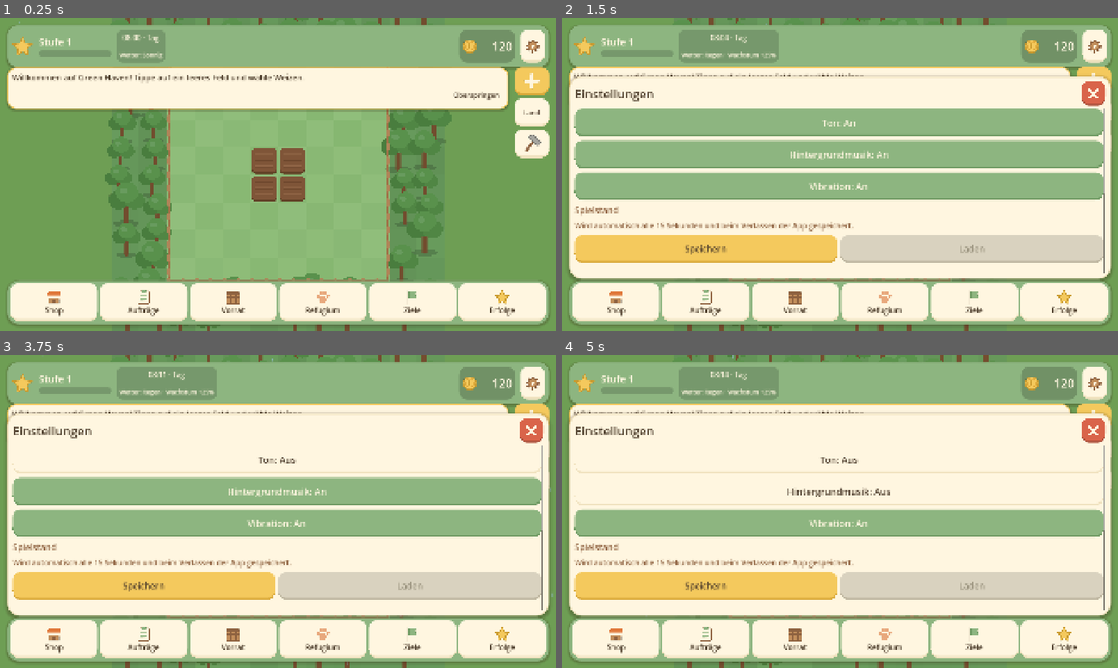
Above: before the commit, frames 1-4 (two rows, left to right).
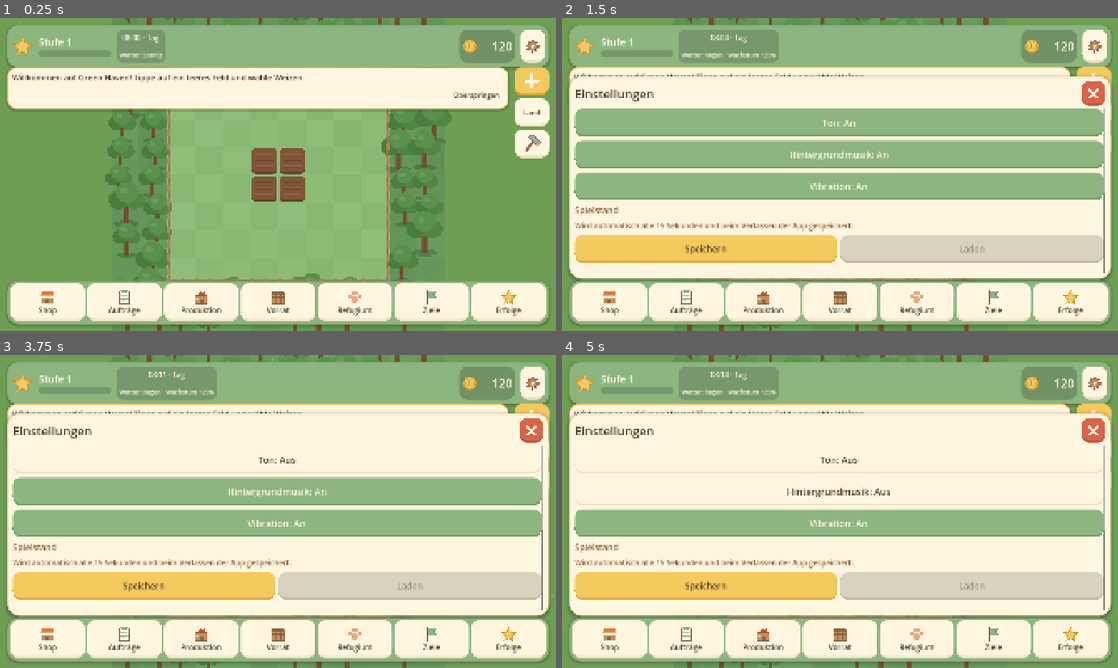
Above: after the commit, the same moments.

Repository: LennartVolz/green-haven
Game: Godot game, scene res://scenes/main.tscn
The game is run twice, just before and just after one commit, with the same random seed, the same clock (stepped at 60 frames per second) and the same inputs.
Inputs (mouse positions are in pixels of both pictures, inside the frame that each line leads up to):
- Up to frame 1 (0.25 s): no input
- Up to frame 2 (1.5 s): click (1095, 46) at 0.5 s; click "Spielstand exportieren" at 1.25 s
- Up to frame 3 (3.75 s): click "Spielstand importieren" at 2 s; click (533, 417) at 2.75 s; click "Land" at 3.5 s
- Up to frame 4 (5 s): click (1095, 480) at 4.25 s

The runs differ from the first frame. In frame 1, 2.5% of the frame differs, in the area x 7-94%, y 84-97%; in frame 2, 2.5%; in frame 3, 2.5%; in frame 4, 2.5%.

Commit message:
Add production dashboard with batch collection and nav badge
Show all production buildings, queue progress and ready products in one
sheet, with per-building and batch collection plus a live navigation badge.

🤖 Generated with Codebuff
Co-Authored-By: Codebuff <noreply@codebuff.com>

Diff:
--- a/scripts/core/game_state.gd
+++ b/scripts/core/game_state.gd
@@ -628,9 +628,36 @@
 	return n
 
 
+## Alle fertigen Produkte über alle Gebäude (für Navigation und Übersicht).
+func total_ready_products() -> int:
+	var n := 0
+	for o in objects:
+		if o.kind == "production":
+			n += ready_count(o)
+	return n
+
+
+## Noch laufende oder wartende Produktionen über alle Gebäude.
+func active_product_count() -> int:
+	var n := 0
+	for o in objects:
+		if o.kind == "production":
+			n += maxi(0, (o.queue as Array).size() - ready_count(o))
+	return n
+
+
+## Alle Produktionsgebäude in Bau-Reihenfolge für die Übersicht.
+func production_buildings() -> Array:
+	var out: Array = []
+	for o in objects:
+		if o.kind == "production":
+			out.append(o)
+	return out
+
+
 ## Holt alle fertigen Produkte ab. Die Warteschlange läuft sequenziell, daher
 ## bilden fertige Einträge immer ein Präfix.
-func collect_ready(uid: int) -> Array:
+func collect_ready(uid: int, with_sound: bool = true) -> Array:
 	var o := get_object(uid)
 	var got: Array = []
 	if o.is_empty():
@@ -646,9 +673,29 @@
 	if not got.is_empty():
 		world_changed.emit()
 		fx.emit("collect", cell_center(o.cell) + Vector2(GameData.TILE, 0), "+%d" % got.size())
-		sound.emit("harvest")
+		if with_sound:
+			sound.emit("harvest")
 		event("collected", {"uid": uid, "items": got})
 	return got
+
+
+## Sammelabholung: holt aus allen Gebäuden ab und meldet Anzahl, Sorten und
+## beteiligte Gebäude für Hinweis und Tests.
+func collect_all_ready() -> Dictionary:
+	var items: Dictionary = {}
+	var count := 0
+	var buildings := 0
+	for o in production_buildings():
+		var got := collect_ready(int(o.uid), false)
+		if got.is_empty():
+			continue
+		buildings += 1
+		for rid in got:
+			items[rid] = int(items.get(rid, 0)) + 1
+			count += 1
+	if count > 0:
+		sound.emit("harvest")
+	return {"count": count, "items": items, "buildings": buildings}
 
 
 # -------------------------------------------------------------- Aufträge
--- /dev/null
+++ b/scripts/ui/sheets/production_overview_sheet.gd
@@ -0,0 +1,119 @@
+extends RefCounted
+## Übersicht aller Produktionsgebäude: Warteschlangen, Restzeiten, abholbare
+## Produkte sowie Sammelabholung. Einzelne Gebäude öffnen die Detailansicht.
+
+
+static func build(ui, _args: Dictionary) -> void:
+	ui.set_title("Produktion")
+	var c: VBoxContainer = ui.content
+	var buildings: Array = GameState.production_buildings()
+	if buildings.is_empty():
+		c.add_child(UiKit.wrap_label("Noch gibt es kein Produktionsgebäude. Ab Stufe 2 kannst du im Shop eine Bäckerei bauen – danach siehst du hier alle Warteschlangen und fertigen Produkte auf einen Blick.", 28, UiKit.earth_dark()))
+		var shop := UiKit.button("Gebäude im Shop ansehen", "primary", 30)
+		shop.pressed.connect(ui.act_open_shop_tab.bind("buildings"))
+		c.add_child(shop)
+		return
+
+	var total_ready := GameState.total_ready_products()
+	var active := GameState.active_product_count()
+	var free := 0
+	for o in buildings:
+		free += maxi(0, GameState.queue_capacity(o) - (o.queue as Array).size())
+
+	var summary := UiKit.card(14)
+	var sv := UiKit.vbox(10)
+	var head := UiKit.hbox(14)
+	head.add_child(UiKit.icon("factory", 76))
+	var hv := UiKit.vbox(2)
+	hv.size_flags_horizontal = Control.SIZE_EXPAND_FILL
+	hv.add_child(UiKit.label("Alles im Blick", 34))
+	hv.add_child(UiKit.label("%d Gebäude · %d fertig · %d in Arbeit · %d freie Plätze" % [buildings.size(), total_ready, active, free], 25, UiKit.earth_dark()))
+	head.add_child(hv)
+	sv.add_child(head)
+	var collect_all := UiKit.button("Alles abholen (%d)" % total_ready if total_ready > 0 else "Nichts abzuholen", "warm" if total_ready > 0 else "light", 32)
+	collect_all.disabled = total_ready <= 0
+	collect_all.pressed.connect(ui.act_collect_all)
+	sv.add_child(collect_all)
+	summary.add_child(sv)
+	c.add_child(summary)
+
+	for o in buildings:
+		c.add_child(_building_card(ui, o))
+	var hint := UiKit.label("Tippe auf Details, um Rezepte zu starten oder einen Platz auszubauen.", 24, UiKit.earth_dark())
+	hint.horizontal_alignment = HORIZONTAL_ALIGNMENT_CENTER
+	c.add_child(hint)
+
+
+static func _building_card(ui, o: Dictionary) -> PanelContainer:
+	var def: Dictionary = GameData.BUILDINGS[o.type]
+	var card := UiKit.card(12)
+	var v := UiKit.vbox(10)
+	var head := UiKit.hbox(12)
+	head.add_child(UiKit.icon("factory", 64))
+	var tv := UiKit.vbox(1)
+	tv.size_flags_horizontal = Control.SIZE_EXPAND_FILL
+	tv.add_child(UiKit.label(String(def["name"]), 31))
+	var queue: Array = o.queue
+	var ready := GameState.ready_count(o)
+	var status := "%d von %d Plätzen belegt · Ausbau %d/%d" % [queue.size(), GameState.queue_capacity(o), int(o.upgrades), GameState.MAX_UPGRADES]
+	var status_color := UiKit.earth_dark()
+	if ready > 0:
+		status += " · %d fertig" % ready
+		status_color = UiKit.sage_dark()
+	tv.add_child(UiKit.label(status, 23, status_color))
+	head.add_child(tv)
+	var details := UiKit.button("Details", "light", 26)
+	details.custom_minimum_size = Vector2(150, 88)
+	details.pressed.connect(ui.act_open.bind("production", {"uid": int(o.uid), "from_overview": true}))
+	head.add_child(details)
+	v.add_child(head)
+	if queue.is_empty():
+		v.add_child(UiKit.label("Warteschlange leer", 24, UiKit.earth_dark()))
+	else:
+		for e in queue:
+			v.add_child(_entry_row(ui, e))
+	if ready > 0:
+		var collect := UiKit.button("Abholen (%d)" % ready, "warm", 27)
+		collect.pressed.connect(ui.act_collect.bind(int(o.uid)))
+		v.add_child(collect)
+	card.add_child(v)
+	return card
+
+
+static func _entry_row(ui, entry: Dictionary) -> HBoxContainer:
+	var h := UiKit.hbox(12)
+	var rid: String = String(entry.get("recipe", ""))
+	h.add_child(UiKit.item_icon(rid, 64))
+	var v := UiKit.vbox(2)
+	v.size_flags_horizontal = Control.SIZE_EXPAND_FILL
+	v.add_child(UiKit.label(GameData.item_name(rid), 27))
+	var bar := UiKit.progress(GameState.entry_progress(entry), UiKit.sage(), 18)
+	v.add_child(bar)
+	var tl := UiKit.label("", 23, UiKit.earth_dark())
+	v.add_child(tl)
+	h.add_child(v)
+	var state := UiKit.label("", 24, UiKit.earth_dark())
+	state.custom_minimum_size = Vector2(130, 0)
+	state.horizontal_alignment = HORIZONTAL_ALIGNMENT_RIGHT
+	state.size_flags_vertical = Control.SIZE_SHRINK_CENTER
+	h.add_child(state)
+	_apply_entry_state(bar, tl, state, entry)
+	ui.ticker.append(func() -> void:
+		_apply_entry_state(bar, tl, state, entry))
+	return h
+
+
+## Aktualisiert Fortschrittsbalken und Beschriftung eines Warteschlangeneintrags.
+static func _apply_entry_state(bar: ProgressBar, tl: Label, state: Label, entry: Dictionary) -> void:
+	var remaining := float(entry["end"]) - GameState.now()
+	bar.value = GameState.entry_progress(entry)
+	if remaining <= 0.0:
+		tl.text = "Bereit zum Abholen"
+		state.text = "Fertig"
+		state.add_theme_color_override("font_color", UiKit.sage_dark())
+	elif float(entry["start"]) > GameState.now():
+		tl.text = "wartet · fertig in %s" % GameData.format_time(remaining)
+		state.text = "Wartet"
+	else:
+		tl.text = "noch %s" % GameData.format_time(remaining)
+		state.text = "Läuft"
--- a/scripts/ui/sheets/production_sheet.gd
+++ b/scripts/ui/sheets/production_sheet.gd
@@ -11,6 +11,10 @@
 	var d: Dictionary = GameData.BUILDINGS[o.type]
 	ui.set_title(String(d["name"]))
 	var c: VBoxContainer = ui.content
+	if bool(args.get("from_overview", false)):
+		var back := UiKit.button("Zur Produktionsübersicht", "light", 26)
+		back.pressed.connect(ui.act_open.bind("production_overview", {}))
+		c.add_child(back)
 	var ready := GameState.ready_count(o)
 	if ready > 0:
 		var cb := UiKit.button("Abholen (%d)" % ready, "warm", 36)
--- a/scripts/ui/ui_root.gd
+++ b/scripts/ui/ui_root.gd
@@ -10,6 +10,7 @@
 const SettingsSheet := preload("res://scripts/ui/sheets/settings_sheet.gd")
 const CropsSheet := preload("res://scripts/ui/sheets/crops_sheet.gd")
 const ProductionSheet := preload("res://scripts/ui/sheets/production_sheet.gd")
+const ProductionOverviewSheet := preload("res://scripts/ui/sheets/production_overview_sheet.gd")
 const RefugeSheet := preload("res://scripts/ui/sheets/refuge_sheet.gd")
 const AnimalSheet := preload("res://scripts/ui/sheets/animal_sheet.gd")
 const DiarySheet := preload("res://scripts/ui/sheets/diary_sheet.gd")
@@ -53,6 +54,7 @@
 var _tut_button: Button
 var _modal: Control
 var _nav_buttons: Dictionary = {}
+var _badge_values: Dictionary = {}
 var _sheet_name := ""
 var _sheet_args: Dictionary = {}
 var _refresh_queued := false
@@ -60,6 +62,7 @@
 var _pending_scroll_position := 0
 var _pending_scroll_restore := false
 var _tick_acc := 0.0
+var _ready_seen := 0
 var _coin_shown := -1.0
 var _displayed_coins := 0.0
 var _modal_queue: Array = []
@@ -91,6 +94,7 @@
 	_displayed_coins = float(GameState.coins)
 	_on_coins()
 	_on_xp()
+	_ready_seen = GameState.total_ready_products()
 	_update_badges()
 	_update_tutorial()
 	_update_toolbar("", {})
@@ -293,6 +297,7 @@
 	var defs := [
 		["shop", "shop", "Shop"],
 		["orders", "scroll", "Aufträge"],
+		["production_overview", "factory", "Produktion"],
 		["inventory", "crate", "Vorrat"],
 		["refuge", "paw", "Refugium"],
 		["quests", "flag", "Ziele"],
@@ -469,6 +474,8 @@
 			SettingsSheet.build(self, _sheet_args)
 		"production":
 			ProductionSheet.build(self, _sheet_args)
+		"production_overview":
+			ProductionOverviewSheet.build(self, _sheet_args)
 		"refuge":
 			RefugeSheet.build(self, _sheet_args)
 		"diary":
@@ -487,6 +494,9 @@
 
 
 func _on_state_changed() -> void:
+	# Signale aktualisieren Badge und offene Sheets bereits; den Vergleichswert
+	# mitziehen, damit die zeitgesteuerte Prüfung keine Doppel-Refreshs auslöst.
+	_ready_seen = GameState.total_ready_products()
 	_update_badges()
 	_update_tutorial()
 	if _sheet_name == "" or _refresh_queued:
@@ -515,6 +525,15 @@
 			_event_label.text = "Gartentag!" if GameState.neighborhood_event_active() else "Gartentag in %s" % GameData.format_time(GameState.neighborhood_event_seconds_left())
 		else:
 			_event_label.text = ""
+		# Fertige Produktionen lösen kein Signal aus. Deshalb hier regelmäßig prüfen,
+		# damit Badge und offene Übersicht auch ohne Eingriff aktuell werden.
+		var ready_now := GameState.total_ready_products()
+		if ready_now != _ready_seen:
+			var newly_ready := ready_now > _ready_seen
+			_ready_seen = ready_now
+			_update_badges()
+			if newly_ready and (_sheet_name == "production_overview" or _sheet_name == "production"):
+				refresh_sheet()
 		if _sheet_name != "":
 			_tick()
 	# Münzanzeige zählt sanft hoch
@@ -541,12 +560,25 @@
 		UiKit.style_button(_nav_buttons[k], "warm" if k == _sheet_name else "light")
 
 
+## Badges werden nur neu gebaut, wenn sich ihre Zahl ändert. Die Prüfung läuft
+## regelmäßig, damit auch zeitgesteuert fertige Produktionen sichtbar werden.
 func _update_badges() -> void:
 	if _nav_buttons.is_empty():
 		return
-	UiKit.badge(_nav_buttons["orders"], GameState.fulfillable_orders())
-	UiKit.badge(_nav_buttons["quests"], GameState.claimable_quests())
-	UiKit.badge(_nav_buttons["achievements"], GameState.claimable_achievements())
+	var counts := {
+		"orders": GameState.fulfillable_orders(),
+		"quests": GameState.claimable_quests(),
+		"achievements": GameState.claimable_achievements(),
+		"production_overview": GameState.total_ready_products(),
+	}
+	for key in counts:
+		if not _nav_buttons.has(key):
+			continue
+		var value := int(counts[key])
+		if int(_badge_values.get(key, -1)) == value:
+			continue
+		_badge_values[key] = value
+		UiKit.badge(_nav_buttons[key], value)
 
 
 # ------------------------------------------------------------------ HUD
@@ -800,6 +832,18 @@
 		_check(false)
 
 
+func act_collect_all() -> void:
+	var result: Dictionary = GameState.collect_all_ready()
+	var count := int(result.get("count", 0))
+	if count <= 0:
+		show_toast("Gerade ist nichts fertig", "info")
+		return
+	var buildings := int(result.get("buildings", 0))
+	var what := "Produkt" if count == 1 else "Produkte"
+	var where := "Gebäude" if buildings == 1 else "Gebäuden"
+	show_toast("%d %s aus %d %s abgeholt" % [count, what, buildings, where], "good")
+
+
 func act_upgrade(uid: int) -> void:
 	if _check(GameState.upgrade_building(uid)):
 		show_toast("Neuer Produktionsplatz!", "good")
--- /dev/null
+++ b/tests/production_overview_ui.gd
@@ -0,0 +1,138 @@
+extends SceneTree
+## UI-Test für das Produktions-Dashboard: Gebäudeliste, Restzeiten,
+## Sammelabholung, Einzelabholung und Badge in der Navigation.
+
+var gs: Node
+var ui: Node
+var failures := 0
+
+
+func frames(count: int = 3) -> void:
+	for i in range(count):
+		await process_frame
+
+
+func check(condition: bool, message: String) -> bool:
+	if condition:
+		return true
+	failures += 1
+	printerr("FAIL: ", message)
+	return false
+
+
+func find_button(node: Node, prefix: String) -> Button:
+	for child in node.get_children():
+		if child is Button and String((child as Button).text).begins_with(prefix):
+			return child as Button
+		var found := find_button(child, prefix)
+		if found != null:
+			return found
+	return null
+
+
+func contains_label(node: Node, text: String) -> bool:
+	if node is Label and String((node as Label).text).contains(text):
+		return true
+	for child in node.get_children():
+		if contains_label(child, text):
+			return true
+	return false
+
+
+func badge_text() -> String:
+	var button: Button = ui._nav_buttons.get("production_overview", null)
+	if button == null:
+		return ""
+	var badge := button.get_node_or_null("Badge")
+	if badge == null or badge.get_child_count() == 0:
+		return ""
+	return String((badge.get_child(0) as Label).text)
+
+
+func run() -> void:
+	var save_system: Node = root.get_node("SaveSystem")
+	save_system.path_override = "user://production_overview_ui.json"
+	save_system.delete_save()
+	var main_scene: PackedScene = load("res://scenes/main.tscn")
+	var main := main_scene.instantiate()
+	root.add_child(main)
+	gs = root.get_node("GameState")
+	ui = main.get_node("UI")
+	await frames(5)
+
+	# Die Navigation bietet den neuen Bereich an und öffnet ihn.
+	var nav: Button = ui._nav_buttons.get("production_overview", null)
+	if check(nav != null, "Navigation enthält Produktion"):
+		nav.pressed.emit()
+		await frames()
+		check(ui._sheet_name == "production_overview" and ui._title.text == "Produktion", "Produktions-Dashboard öffnet über die Navigation")
+		check(contains_label(ui.content, "Noch gibt es kein Produktionsgebäude"), "leerer Zustand erklärt den Einstieg")
+		var shop_button := find_button(ui.content, "Gebäude im Shop ansehen")
+		if check(shop_button != null, "leerer Zustand verlinkt in den Shop"):
+			shop_button.pressed.emit()
+			await frames()
+			check(ui._sheet_name == "shop" and String(ui.state.get("shop_tab", "")) == "buildings", "Shop öffnet direkt die Gebäude")
+			ui.close_sheet()
+
+	# Zwei Gebäude mit je einer laufenden Produktion aufbauen.
+	gs.level = 4
+	gs.coins = 5000
+	var bakery: int = gs.place_object("bakery", Vector2i(8, 11))
+	var milkery: int = gs.place_object("milkery", Vector2i(10, 11))
+	gs.add_item("wheat", 3)
+	gs.add_item("oat", 3)
+	check(bakery > 0 and milkery > 0, "Testgebäude gebaut")
+	check(gs.start_recipe(bakery, "bread") and gs.start_recipe(milkery, "oat_milk"), "Produktionen gestartet")
+	ui.act_open("production_overview", {})
+	await frames()
+	check(contains_label(ui.content, "Bäckerei"), "Bäckerei erscheint in der Übersicht")
+	check(contains_label(ui.content, "Pflanzenmilch-Manufaktur"), "Manufaktur erscheint in der Übersicht")
+	check(contains_label(ui.content, "2 Gebäude"), "Zusammenfassung zählt die Gebäude")
+	check(contains_label(ui.content, "in Arbeit"), "laufende Produktionen werden gezählt")
+	check(contains_label(ui.content, "Läuft") or contains_label(ui.content, "Wartet"), "Warteschlangeneinträge zeigen ihren Zustand")
+	var details := find_button(ui.content, "Details")
+	if check(details != null, "Gebäudekarten verweisen auf die Detailansicht"):
+		details.pressed.emit()
+		await frames()
+		check(ui._sheet_name == "production", "Detailansicht öffnet sich aus der Übersicht")
+		var back := find_button(ui.content, "Zur Produktionsübersicht")
+		if check(back != null, "Detailansicht führt zurück zur Übersicht"):
+			back.pressed.emit()
+			await frames()
+			check(ui._sheet_name == "production_overview", "Rückweg öffnet das Dashboard erneut")
+	var early_collect := find_button(ui.content, "Nichts abzuholen")
+	if check(early_collect != null, "Sammelabholung ist sichtbar"):
+		check(early_collect.disabled, "Sammelabholung ist ohne fertige Ware deaktiviert")
+
+	# Nach Ablauf der Backzeit aktualisieren sich Badge und offene Übersicht.
+	gs.time_offset += 61.0
+	await create_timer(0.5).timeout
+	await frames()
+	check(badge_text() == "1", "Badge zeigt ein fertiges Produkt")
+	check(contains_label(ui.content, "Bereit zum Abholen"), "fertiges Produkt ist in der Übersicht markiert")
+	var collect_all := find_button(ui.content, "Alles abholen (1)")
+	if check(collect_all != null and not collect_all.disabled, "Sammelabholung wird mit fertiger Ware aktiv"):
+		collect_all.pressed.emit()
+		await frames(5)
+		check(gs.item_count("bread") == 1, "Sammelabholung legt das Produkt in den Vorrat")
+		check(gs.total_ready_products() == 0, "nach der Abholung ist nichts mehr fertig")
+		check(badge_text() == "", "Badge verschwindet nach der Abholung")
+		check(find_button(ui.content, "Nichts abzuholen") != null, "Übersicht zeigt den leeren Sammelzustand")
+
+	# Das verbleibende Produkt lässt sich direkt am Gebäude abholen.
+	gs.time_offset += 30.0
+	await create_timer(0.5).timeout
+	await frames()
+	var collect_one := find_button(ui.content, "Abholen (1)")
+	if check(collect_one != null, "Gebäudekarte bietet Einzelabholung"):
+		collect_one.pressed.emit()
+		await frames(5)
+		check(gs.item_count("oat_milk") == 1, "Einzelabholung legt das Produkt in den Vorrat")
+		check(gs.total_ready_products() == 0 and badge_text() == "", "Zähler und Badge bleiben leer")
+	print("production overview UI checked")
+	save_system.delete_save()
+	quit(1 if failures > 0 else 0)
+
+
+func _initialize() -> void:
+	call_deferred("run")
--- a/tests/run_tests.gd
+++ b/tests/run_tests.gd
@@ -47,6 +47,7 @@
 	test_inventory()
 	test_levels()
 	test_production()
+	test_production_dashboard()
 	test_orders()
 	test_delivery_stories()
 	test_cafe()
@@ -258,6 +259,48 @@
 	gs.collect_ready(uid)
 	check(gs.sell_object(uid), "Verkauf möglich")
 	check(gs.object_at(Vector2i(8, 11)).is_empty(), "Fläche wieder frei")
+
+
+func test_production_dashboard() -> void:
+	begin("Produktionsübersicht")
+	level_to(4)
+	gs.coins = 5000
+	var bakery: int = gs.place_object("bakery", Vector2i(8, 11))
+	var milkery: int = gs.place_object("milkery", Vector2i(10, 11))
+	check(bakery > 0 and milkery > 0, "zwei Produktionsgebäude gebaut")
+	check(gs.production_buildings().size() == 2, "Übersicht listet alle Produktionsgebäude")
+	check(gs.total_ready_products() == 0 and gs.active_product_count() == 0, "leere Produktion")
+	gs.add_item("wheat", 3)
+	gs.add_item("oat", 3)
+	check(gs.start_recipe(bakery, "bread"), "Brot starten")
+	check(gs.start_recipe(milkery, "oat_milk"), "Hafermilch starten")
+	check(gs.active_product_count() == 2, "beide Produktionen laufen")
+	var none: Dictionary = gs.collect_all_ready()
+	check(int(none["count"]) == 0 and int(none["buildings"]) == 0, "Sammelabholung ohne fertige Ware")
+	gs.time_offset += 61.0
+	check(gs.total_ready_products() == 1, "ein Produkt fertig")
+	check(gs.active_product_count() == 1, "eine Produktion läuft weiter")
+	var first: Dictionary = gs.collect_all_ready()
+	check(int(first["count"]) == 1 and int(first["buildings"]) == 1, "Sammelabholung meldet ein Produkt aus einem Gebäude")
+	check(int(first["items"].get("bread", 0)) == 1, "Sammelabholung meldet die Sorte")
+	check(gs.item_count("bread") == 1 and gs.item_count("oat_milk") == 0, "nur fertige Ware wird abgeholt")
+	check(gs.total_ready_products() == 0, "Zähler nach Abholung leer")
+	gs.time_offset += 30.0
+	check(gs.total_ready_products() == 1, "zweites Produkt fertig")
+	var second: Dictionary = gs.collect_all_ready()
+	check(int(second["count"]) == 1 and int(second["buildings"]) == 1 and gs.item_count("oat_milk") == 1, "zweite Sammelabholung")
+	check(int(gs.collect_all_ready()["count"]) == 0, "keine doppelte Abholung")
+	check(int(gs.stats.get("crafted", 0)) == 2, "Sammelabholung zählt beide Produkte")
+	# Zwei Gebäude gleichzeitig fertig: eine Sammelabholung räumt beide ab.
+	gs.add_item("wheat", 3)
+	gs.add_item("oat", 3)
+	check(gs.start_recipe(bakery, "bread") and gs.start_recipe(milkery, "oat_milk"), "zweite Runde gestartet")
+	gs.time_offset += 91.0
+	var both: Dictionary = gs.collect_all_ready()
+	check(int(both["count"]) == 2 and int(both["buildings"]) == 2, "Sammelabholung über zwei Gebäude")
+	check(int(both["items"].get("bread", 0)) == 1 and int(both["items"].get("oat_milk", 0)) == 1, "beide Sorten werden gemeldet")
+	check(gs.item_count("bread") == 2 and gs.item_count("oat_milk") == 2, "beide Vorräte ergänzt")
+	check(int(gs.stats.get("crafted", 0)) == 4, "alle vier Produkte gezählt")
 
 
 func test_orders() -> void:
Not shown, added: scripts/ui/sheets/production_overview_sheet.gd.uid
Not shown, added: tests/production_overview_ui.gd.uid
Not shown, changed: .github/workflows/android.yml
Not shown, changed: docs/BUILD.md
